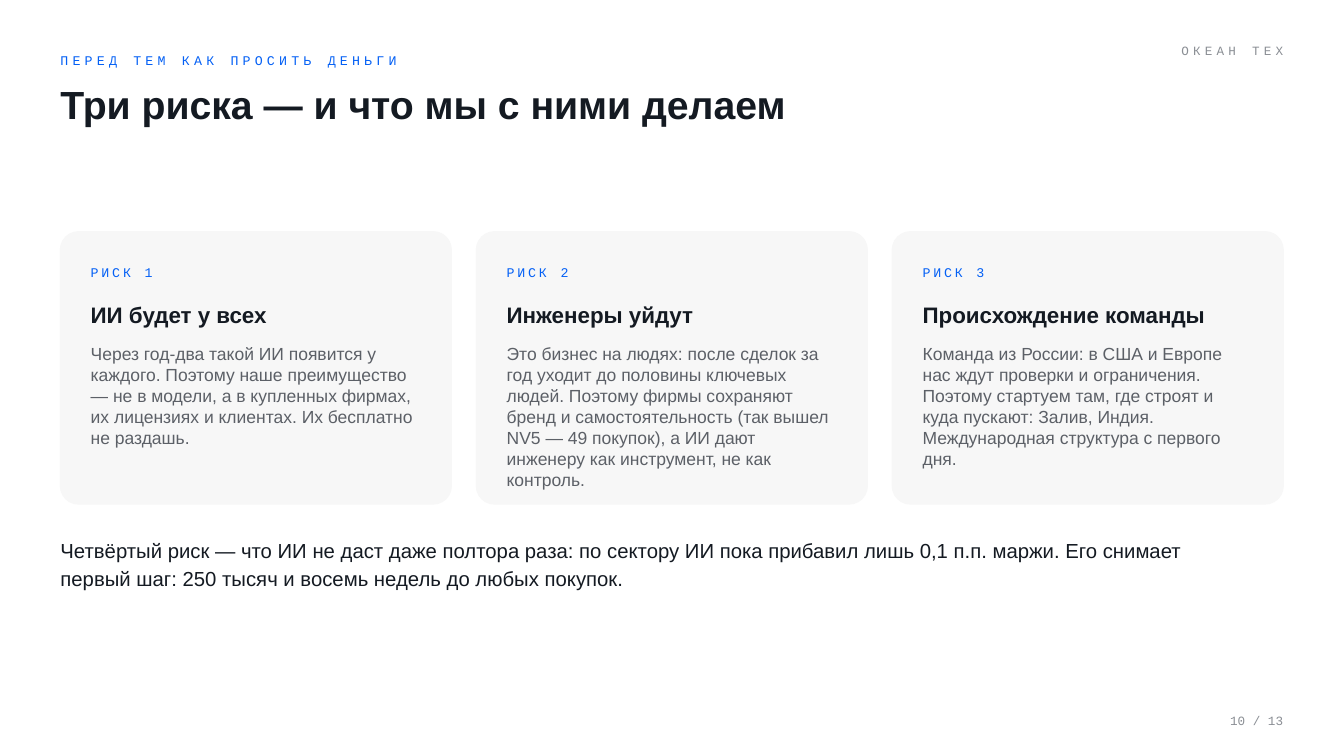
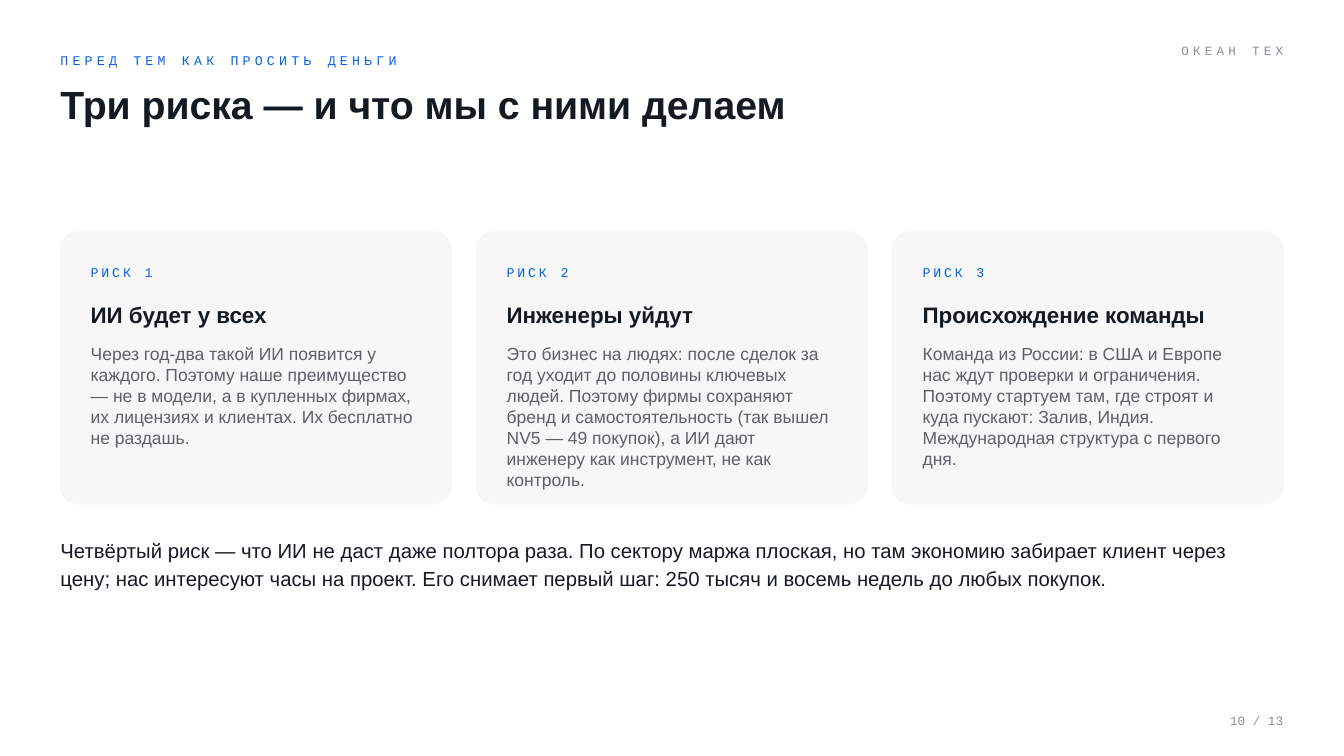
Before and after one commit to komoroshin/research, a slide deck: slide 10 of ai-case-library/research/ventures/grid-plain-deck.pptx. Drawn at 1344x756 pixels with LibreOffice and Linux fonts; fonts in the diff are those of the drawing. Boxes give left, top, right and bottom in pixels: in the first picture for what was removed or moved away, otherwise in the second. Text is boxed around its words. In the diff, an @@ line names an element or a change of style, - is before the commit and + after.

```diff
--- a/ai-case-library/research/ventures/grid-plain-deck.pptx
+++ b/ai-case-library/research/ventures/grid-plain-deck.pptx
@@ text at <box>60,543,1225,591</box>: text changed @@
-Четвёртый риск — что ИИ не даст даже полтора раза: по сектору ИИ пока прибавил лишь 0,1 п.п. маржи. Его снимает первый шаг: 250 тысяч и восемь недель до любых покупок.
+Четвёртый риск — что ИИ не даст даже полтора раза. По сектору маржа плоская, но там экономию забирает клиент через цену; нас интересуют часы на проект. Его снимает первый шаг: 250 тысяч и восемь недель до любых покупок.
```
Also in this commit, not shown: 1 other slide changed, 16 other files.
